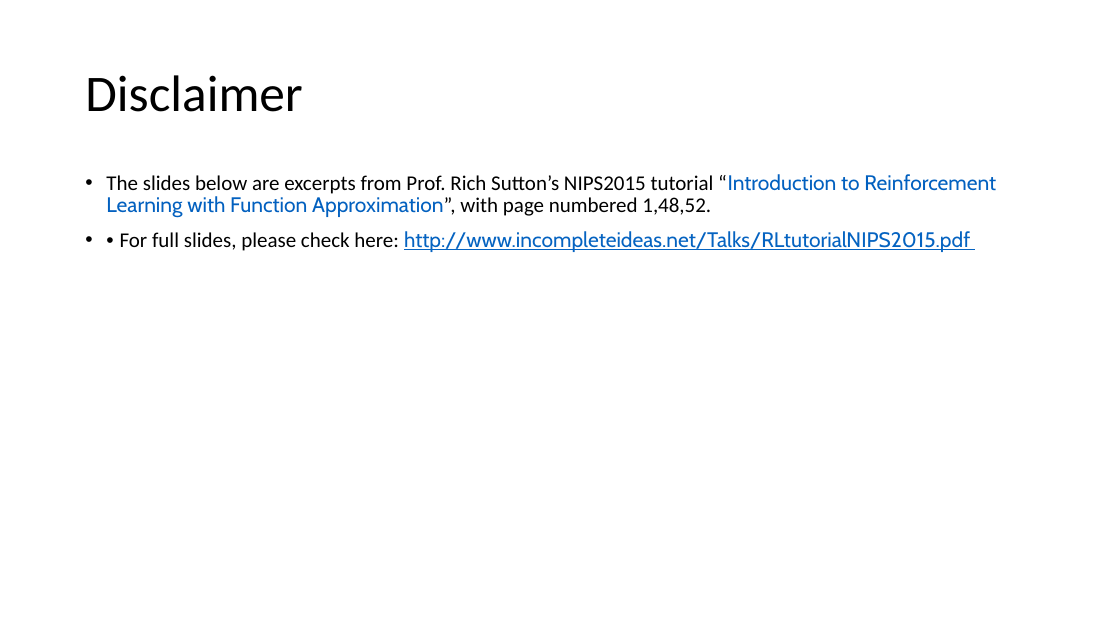
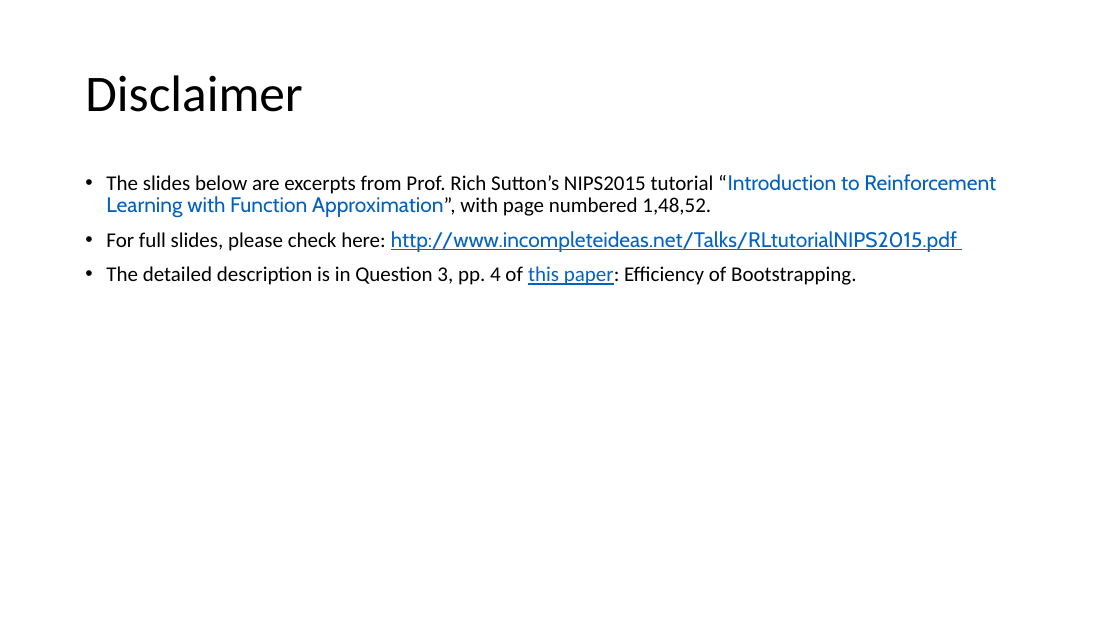
Before and after one commit to liubo-cs/liubo-cs.github.io, a slide deck: slide 1 of files/disclaimer.pptx. Drawn at 1120x630 pixels with LibreOffice and Linux fonts; fonts in the diff are those of the drawing. Boxes give left, top, right and bottom in pixels: in the first picture for what was removed or moved away, otherwise in the second. Text is boxed around its words. In the diff, an @@ line names an element or a change of style, - is before the commit and + after.

```diff
--- a/files/disclaimer.pptx
+++ b/files/disclaimer.pptx
@@ text at (106, 231, 957, 285): text changed; font Cabin to Calibri; text colour #0563C1 to #000000 @@
-• • For full slides, please check here: http://www.incompleteideas.net/Talks/RLtutorialNIPS2015.pdf
+• For full slides, please check here: http://www.incompleteideas.net/Talks/RLtutorialNIPS2015.pdf
+• The detailed description is in Question 3, pp. 4 of this paper: Efficiency of Bootstrapping.
```
Also in this commit, not shown: 1 other file.
